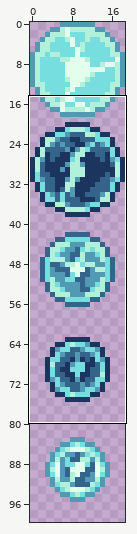
Sprite sheet, stored at Content/Items/Weapons/Magic/ElectricSphereProj.png. The first picture is a wide view before the edit; the outline marks the close-up.
Close-up. As it was:
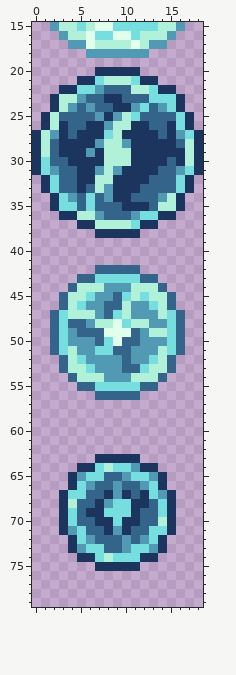
The file is 38x202 pixels, drawn in blocks of 2x2; one block is one cell here. Shown: x 0..18, y 15..79. The wide view leaves out empty margins.
Once edited:
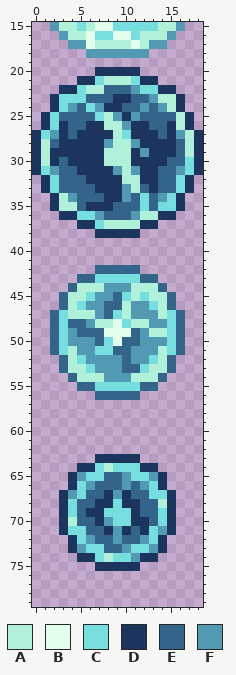
Palette (. is transparent): A #b1f1da  B #e1ffec  C #76dede  D #1c355e  E #346489  F #529ab3
From old to new:
The author changed colour C to colour A in row 22 at x 6; in row 23 at x 14 to 15; in row 24 at x 15; in rows 25 to 26 at x 16; in row 27 at x 17; in row 30 at x 1.
The author changed colour C to colour A in row 34 at x 3; in row 35 at x 3 to 4; in row 36 at x 12 to 13; in row 37 at x 11; in row 68 at x 14; in row 70 at x 4.
The author changed colour D to colour A in row 25 at x 8; in row 31 at x 10; in row 32 at x 10 to 11; in row 33 at x 11.
The author changed colour F to colour A in row 22 at x 7; in row 26 at x 8; in row 28 at x 10.
The author changed colour A to colour C in row 22 at x 12; in row 23 at x 3 to 4; in row 24 at x 3; in rows 25 to 26 at x 2; in row 27 at x 1; in row 30 at x 17.
The author changed colour A to colour C in row 34 at x 15; in row 35 at x 14 to 15; in row 36 at x 5 to 6; in row 37 at x 7; in row 68 at x 4; in row 70 at x 14.
The author changed colour D to colour C in row 27 at x 10; in row 35 at x 12; in row 70 at x 10.
The author changed colour E to colour C in row 34 at x 12.
The author changed colour F to colour C in row 23 at x 5; in row 24 at x 6; in row 25 at x 7; in row 64 at x 11; in row 67 at x 14; in row 71 at x 4.
The author changed colour A to colour D in row 25 at x 10; in row 31 at x 8; in row 32 at x 7 to 8; in row 33 at x 7.
The author changed colour C to colour D in row 27 at x 8; in row 35 at x 6; in row 68 at x 10.
The author changed colour E to colour D in row 23 at x 10; in row 24 at x 8; in rows 29 to 30 at x 2; in rows 32 to 33 at x 13; in row 35 at x 7 to 8; in rows 70 to 71 at x 12.
The author changed colour F to colour D in row 28 at x 7; in row 29 at x 6; in row 31 at x 7; in rows 33 to 34 at x 8; in row 68 at x 8.
The author changed colour C to colour E in row 34 at x 6.
The author changed colour D to colour E in row 23 at x 8; in row 24 at x 10; in rows 29 to 30 at x 16; in rows 32 to 33 at x 5; in row 35 at x 10 to 11; in rows 67 to 68 at x 12.
The author changed colour F to colour E in row 24 at x 11; in row 66 at x 9; in row 72 at x 10.
The author changed colour A to colour F in row 22 at x 11; in row 26 at x 10; in row 28 at x 8.
The author changed colour C to colour F in row 23 at x 13; in row 24 at x 12; in row 25 at x 11; in row 67 at x 4; in row 71 at x 14; in row 74 at x 11.
The author changed colour D to colour F in row 28 at x 11; in row 29 at x 12; in row 31 at x 11; in rows 33 to 34 at x 10; in row 70 at x 8.
The author changed colour E to colour F in row 24 at x 7; in row 66 at x 10; in row 72 at x 9.
